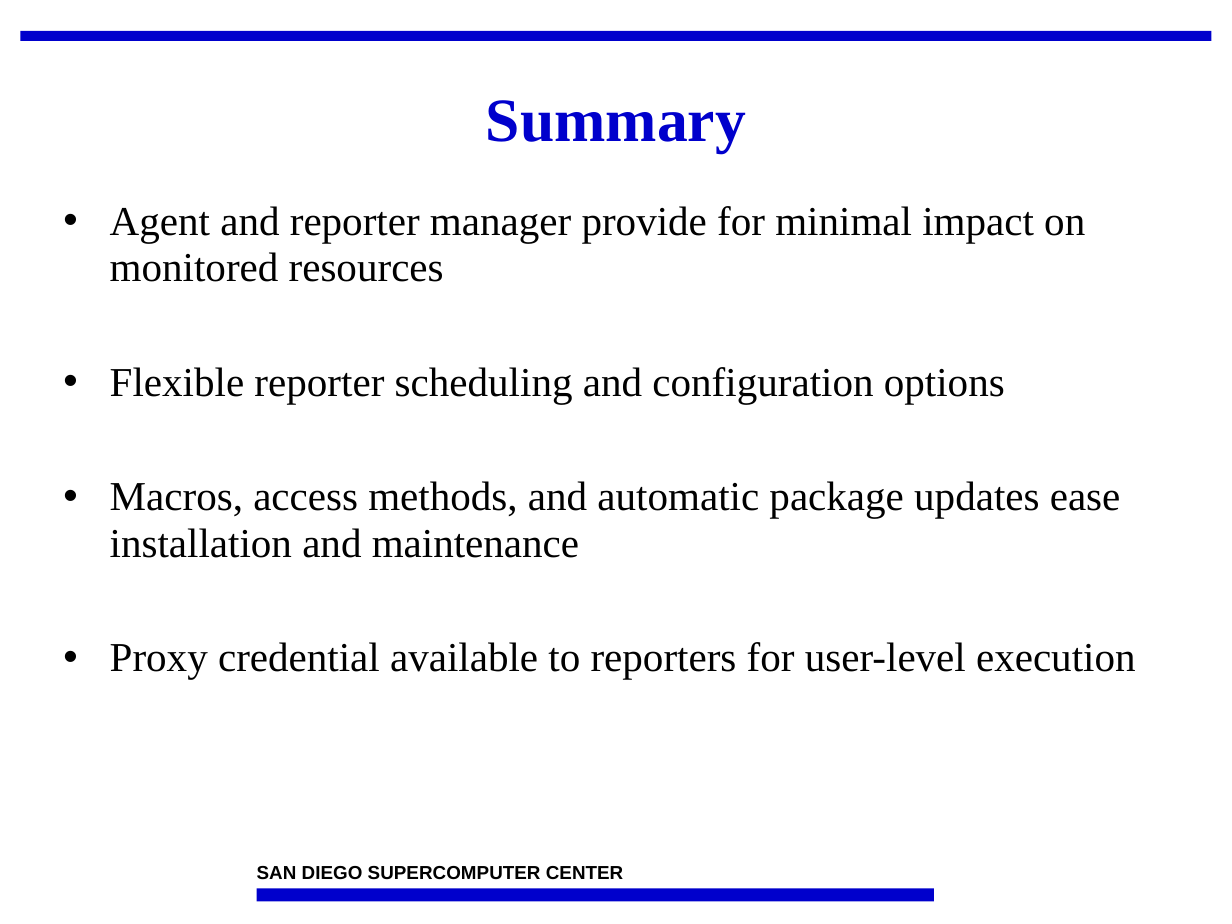
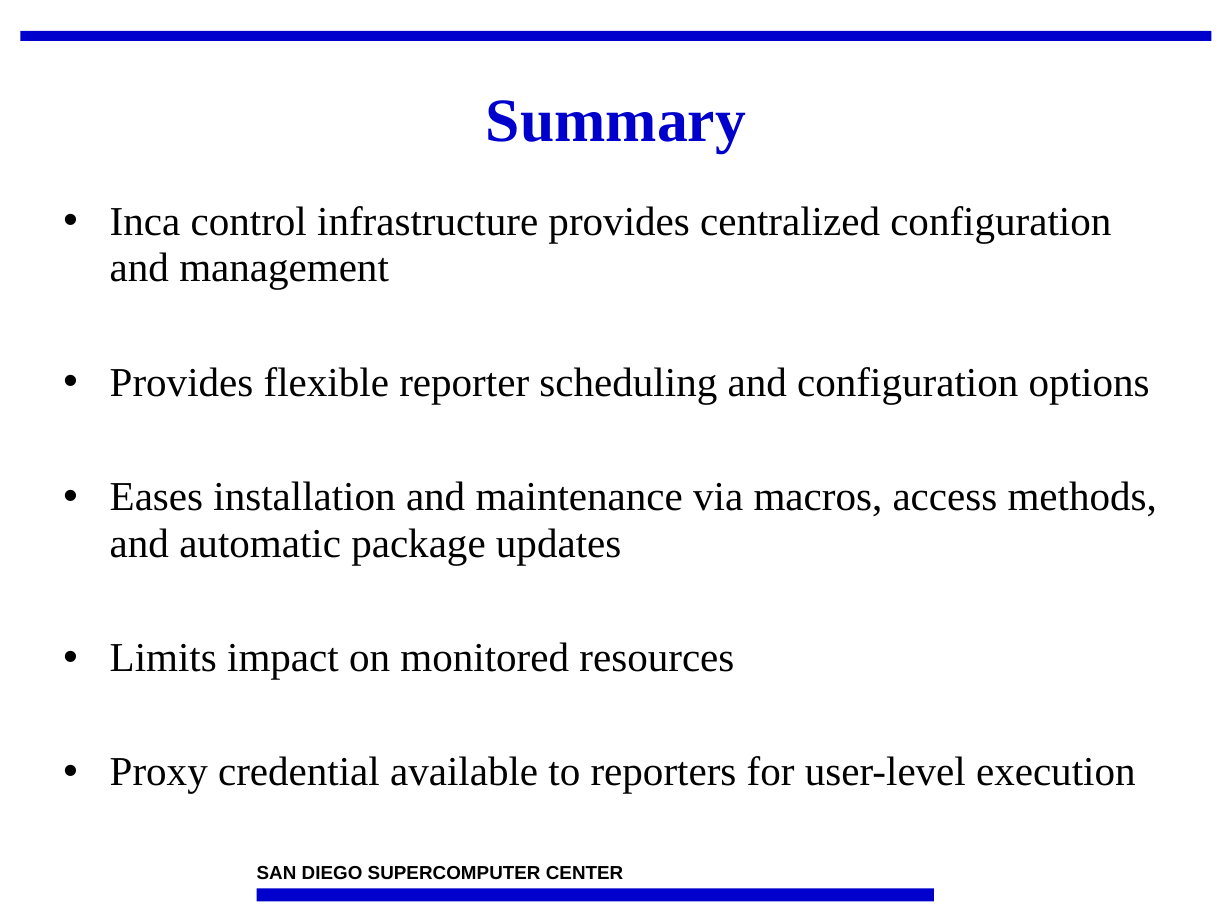
Before and after one commit to IncaProject/inca-xsede, a slide deck: slide 28 of talks/2008workshop/control.ppt. Drawn at 1232x924 pixels with LibreOffice and Linux fonts; fonts in the diff are those of the drawing; background and template pictures are left out. Boxes give left, top, right and bottom in pixels: in the first picture for what was removed or moved away, otherwise in the second. Text is boxed around its words. In the diff, an @@ line names an element or a change of style, - is before the commit and + after.

```diff
--- a/talks/2008workshop/control.ppt
+++ b/talks/2008workshop/control.ppt
@@ text at (110,206,1157,679): text changed @@
-• Agent and reporter manager provide for minimal impact on monitored resources
-• Flexible reporter scheduling and configuration options
-• Macros, access methods, and automatic package updates ease installation and maintenance
+• Inca control infrastructure provides centralized configuration and management
+• Provides flexible reporter scheduling and configuration options
+• Eases installation and maintenance via macros, access methods, and automatic package updates
+• Limits impact on monitored resources
```
Also in this commit, not shown: 16 other slides changed.
